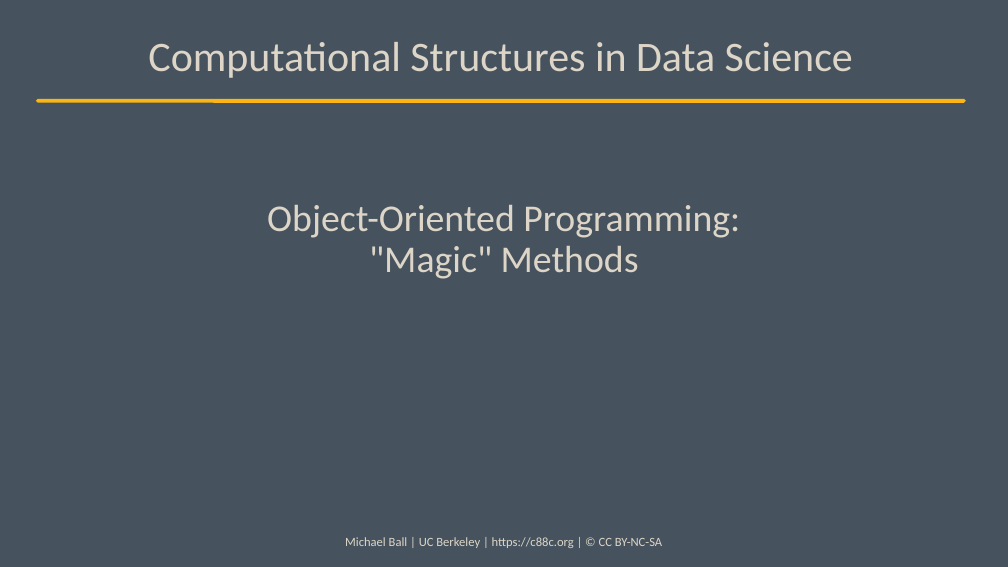
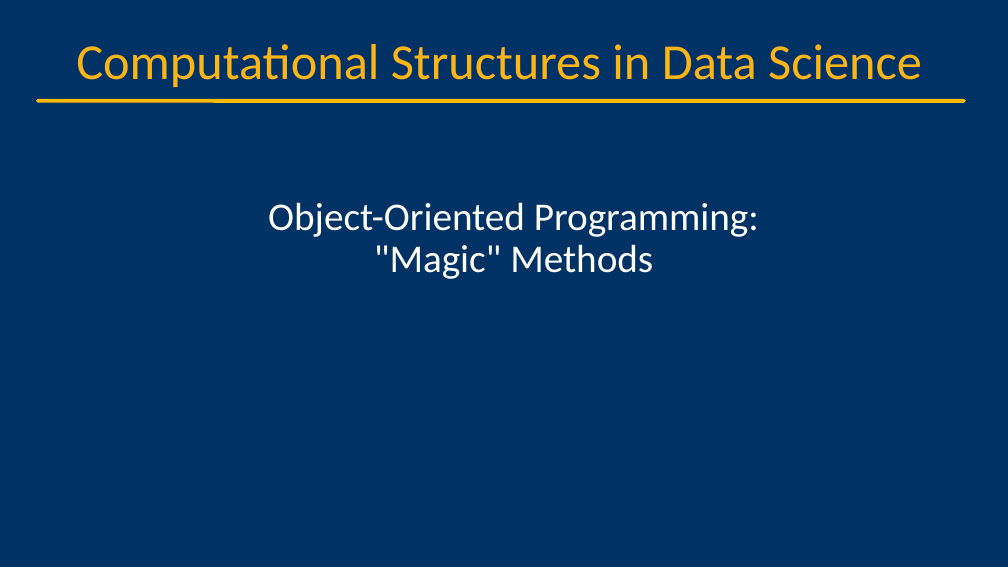
Before and after one commit to cs88-website/sp24, a slide deck: slide 12 of assets/slides/sp24/15-OOP_II.pptx (slide 9 before the commit). Drawn at 1008x567 pixels with LibreOffice and Linux fonts; fonts in the diff are those of the drawing; background and template pictures are left out. Boxes give left, top, right and bottom in pixels: in the first picture for what was removed or moved away, otherwise in the second. Text is boxed around its words. In the diff, an @@ line names an element or a change of style, - is before the commit and + after.

```diff
--- a/assets/slides/sp24/15-OOP_II.pptx
+++ b/assets/slides/sp24/15-OOP_II.pptx
@@ background #46535E to #003265 @@
@@ text "Computational Structures in Data Science" at (76, 44, 922, 87): size 40 to 48 pt, text colour #DDD5C7 to #FCB515 @@
@@ line (38, 101) - (964, 101): stroke #FCB515 3.75 pt to #FBBA03 3.75 pt @@
@@ title "Object-Oriented Programming: "Magic" Methods" at (268, 202, 759, 279): size 36 to 37.3 pt, text colour #DDD5C7 to #FFFFFF @@
@@ text removed at (345, 537, 662, 548) @@
-Michael Ball | UC Berkeley | https://c88c.org | © CC BY-NC-SA
```
Also in this commit, not shown: 22 other slides changed, 4 slides added, 1 slide removed, 4 other files.
